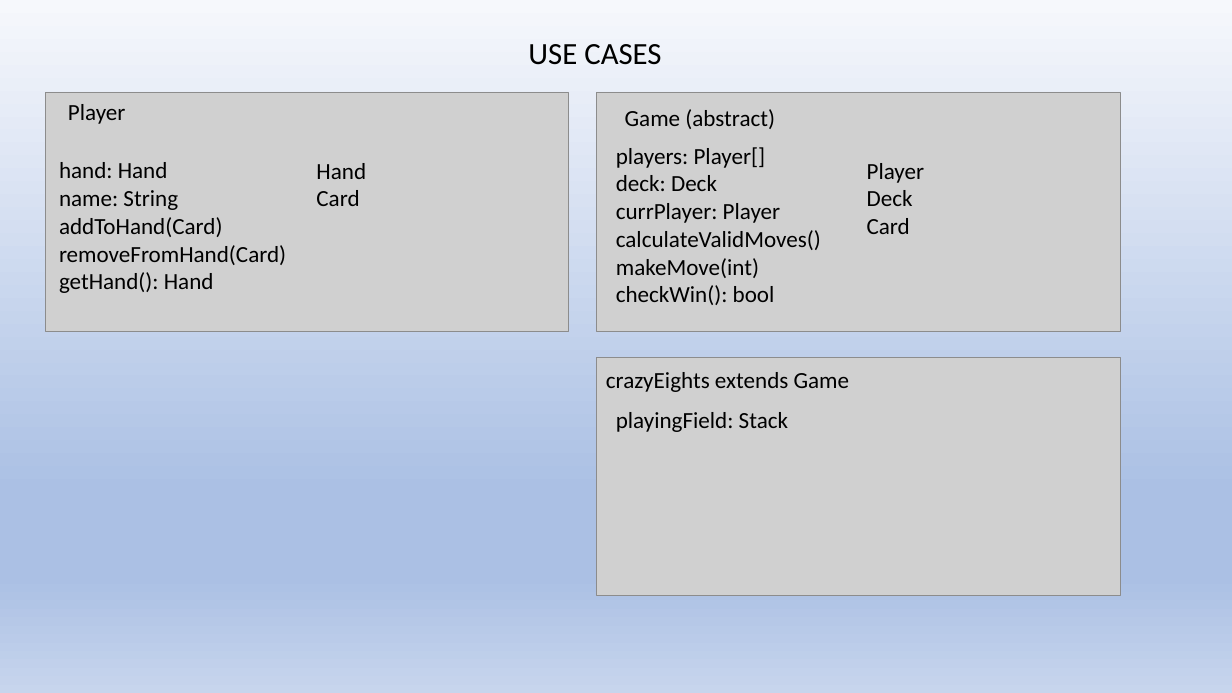
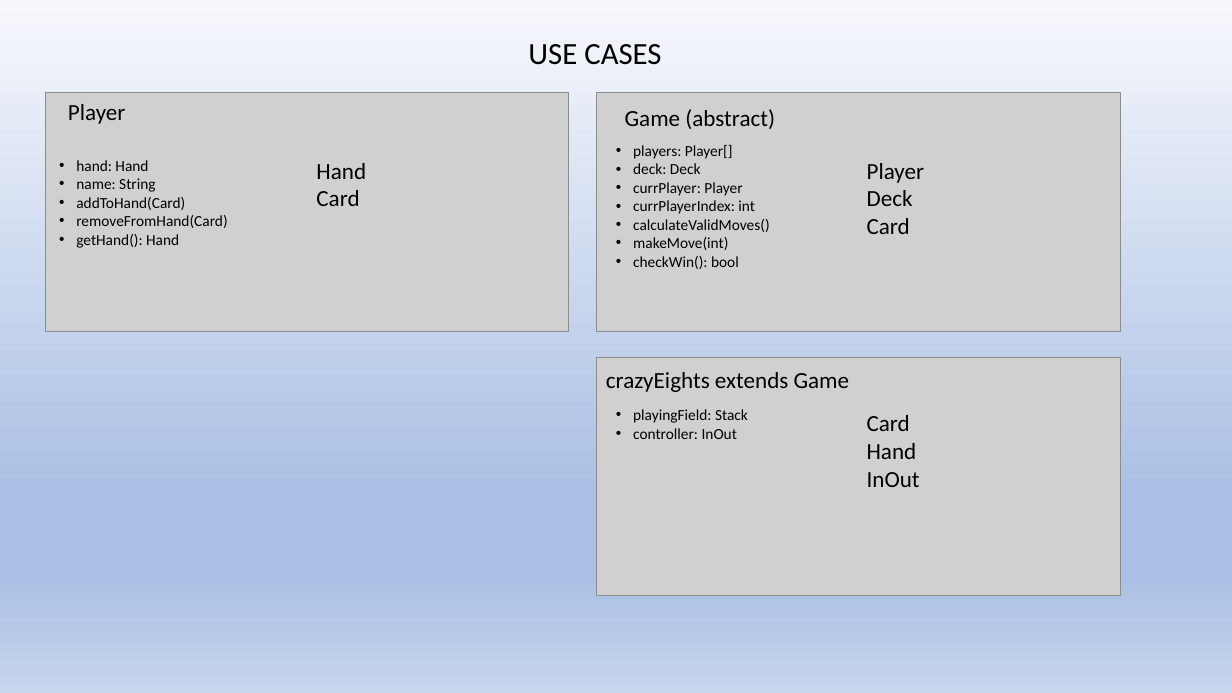
Before and after one commit to CSC207-UofT/course-project-the-losers-club, a slide deck: slide 2 of phase0/crccards.pptx. Drawn at 1232x693 pixels with LibreOffice and Linux fonts; fonts in the diff are those of the drawing; grey boxes stand for pictures. Boxes give left, top, right and bottom in pixels: in the first picture for what was removed or moved away, otherwise in the second. Text is boxed around its words. In the diff, an @@ line names an element or a change of style, - is before the commit and + after.

```diff
--- a/phase0/crccards.pptx
+++ b/phase0/crccards.pptx
@@ text at [633, 145, 770, 269]: size 18 to 12 pt in "players: Player[]", "deck: Deck", "currPlayer: Player", "calculateValidMoves()" and 2 more places; bullet none to • @@
@@ text "hand: Hand" at [76, 160, 227, 248]: size 18 to 12 pt; bullet none to • @@
@@ text at [633, 200, 755, 214]: paragraph added @@
+• currPlayerIndex: int
@@ text at [633, 409, 748, 423]: size 18 to 12 pt in "playingField: Stack"; bullet none to • @@
@@ text added at [867, 415, 920, 487], 18 pt, text #000000 @@
+Card
+Hand
+InOut
@@ text at [633, 428, 737, 439]: paragraph added @@
+• controller: InOut
```
Also in this commit, not shown: 1 other slide changed, 1 slide added, 1 slide removed, 1 other file.
